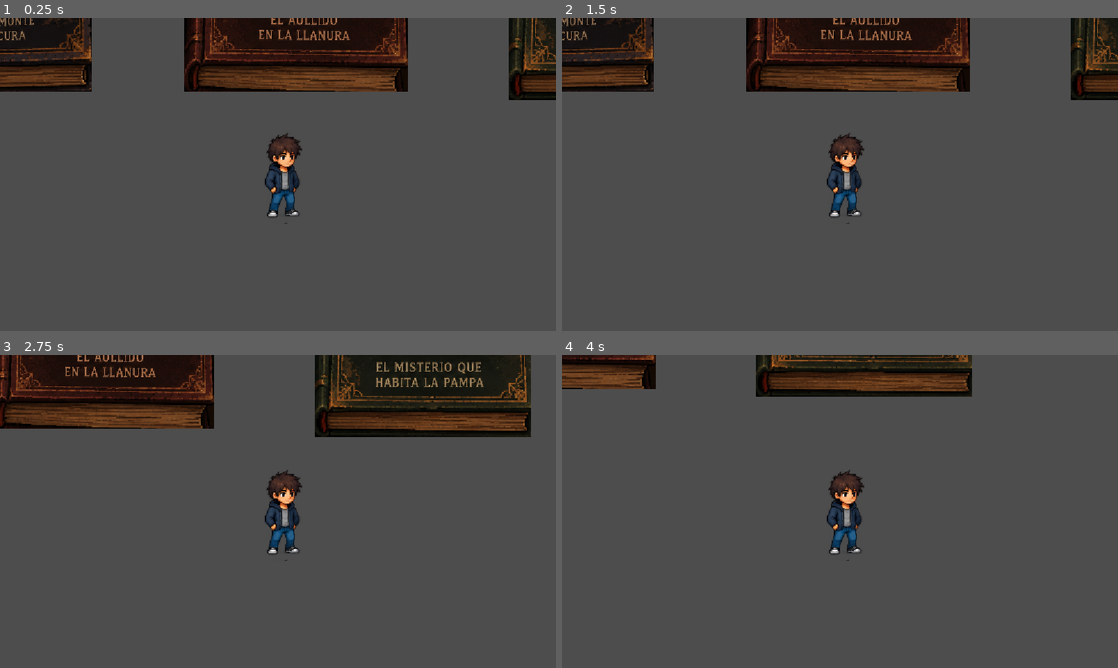
Above: before the commit, frames 1-4 (two rows, left to right).
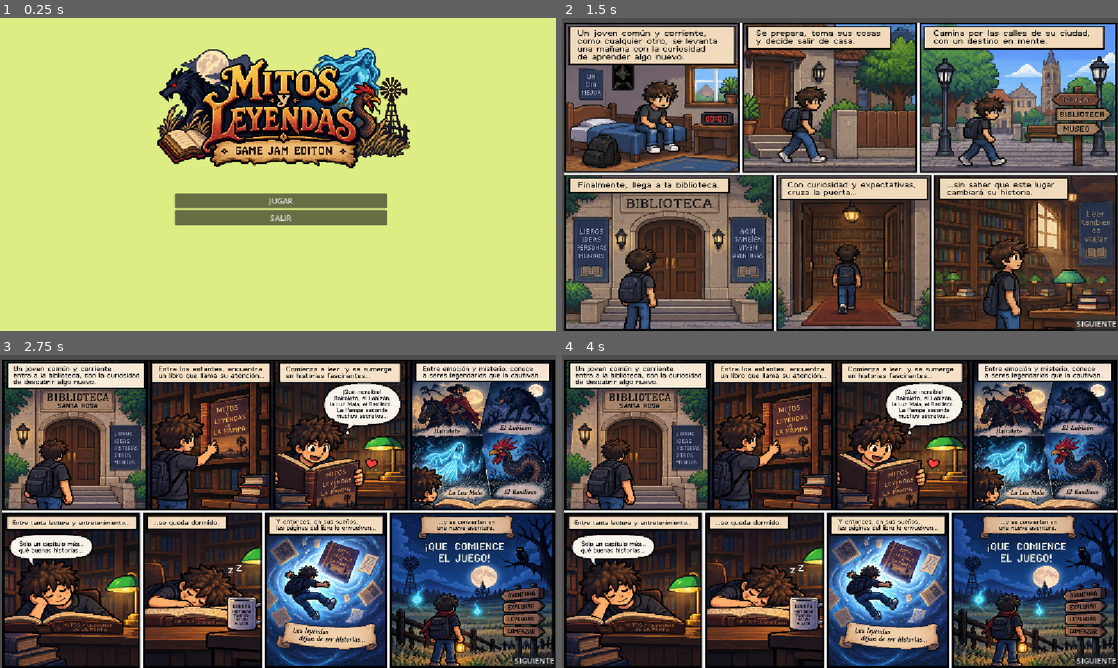
Above: after the commit, the same moments.

Repository: juanvaz25/GrupoSiete
Game: Godot game, scene res://scenes/menu.tscn
The game is run twice, just before and just after one commit, with the same random seed, the same clock (stepped at 60 frames per second) and the same inputs. Before the commit the project starts from res://scenes/nivel_inicial.tscn.
Inputs (mouse positions are in pixels of both pictures, inside the frame that each line leads up to):
- Up to frame 1 (0.25 s): no input
- Up to frame 2 (1.5 s): click (845, 199) at 0.5 s, where only the run after the commit has a clickable "JUGAR"; click (1095, 324) at 1.25 s, where only the run after the commit has a clickable "SIGUIENTE"
- Up to frame 3 (2.75 s): tap Enter at 2 s; move the mouse to (400, 495) at 2.02 s; hold D (move_right) from 2.03 s (still down); hold Space (dash) from 2.03 s (still down)
- Up to frame 4 (4 s): move the mouse to (728, 527) at 2.77 s; release D (move_right) at 2.78 s; release Space (dash) at 2.78 s; hold S (move_down) 2.78-3.53 s; click (728, 527) at 2.85 s; move the mouse to (895, 442) at 3.52 s; hold D (move_right) from 3.53 s (still down); hold E from 3.53 s (still down)

The runs differ from the first frame. In frame 1, 100% of the frame differs, in the area x 0-100%, y 0-100%; in frame 2, 91%; in frame 3, 94%; in frame 4, 94%.

Commit message:
Menu principal e Historia
Provisoriamente avance con la programacion de un menu principal y las viñetas de historias listas a corregir

Diff:
--- a/project.godot
+++ b/project.godot
@@ -11,7 +11,7 @@
 [application]
 
 config/name="GrupoSiete"
-run/main_scene="uid://b2wgyvex2bjld"
+run/main_scene="uid://c0lfk12lnmol6"
 config/features=PackedStringArray("4.7", "Forward Plus")
 config/icon="res://icon.svg"
 
--- /dev/null
+++ b/scenes/hisotria_inicial.tscn
@@ -0,0 +1,53 @@
+[gd_scene format=3 uid="uid://c4ylu4h8w0h6q"]
+
+[ext_resource type="Script" uid="uid://bommtmn614y62" path="res://scripts/hisotria_inicial.gd" id="1_6me08"]
+[ext_resource type="Texture2D" uid="uid://cd4ox287ds2er" path="res://assets/INTRO_2.png" id="1_bf4at"]
+[ext_resource type="Texture2D" uid="uid://hg3aiv5fhfs3" path="res://assets/INTRO_1.png" id="2_6me08"]
+[ext_resource type="Texture2D" uid="uid://bv2pf20a8etnc" path="res://assets/INTRO_3.png" id="3_gkl7e"]
+
+[sub_resource type="SpriteFrames" id="SpriteFrames_kmedt"]
+animations = [{
+"frames": [{
+"duration": 2.0,
+"texture": ExtResource("1_bf4at")
+}, {
+"duration": 20.0,
+"texture": ExtResource("2_6me08")
+}, {
+"duration": 1.0,
+"texture": ExtResource("3_gkl7e")
+}],
+"loop": 1,
+"name": &"default",
+"speed": 0.1
+}]
+
+[node name="HisotriaInicial" type="Control" unique_id=2109935746]
+layout_mode = 3
+anchors_preset = 15
+anchor_right = 1.0
+anchor_bottom = 1.0
+grow_horizontal = 2
+grow_vertical = 2
+script = ExtResource("1_6me08")
+
+[node name="Container" type="BoxContainer" parent="." unique_id=493628890]
+layout_mode = 1
+anchors_preset = 15
+anchor_right = 1.0
+anchor_bottom = 1.0
+grow_horizontal = 2
+grow_vertical = 2
+
+[node name="AnimatedSprite2D" type="AnimatedSprite2D" parent="Container" unique_id=1833703460]
+auto_translate_mode = 2
+position = Vector2(577, 328.5)
+scale = Vector2(0.7447917, 0.6227996)
+sprite_frames = SubResource("SpriteFrames_kmedt")
+frame_progress = 0.64748263
+
+[node name="BotonSiguiente" type="Button" parent="Container" unique_id=82545827]
+layout_mode = 2
+size_flags_horizontal = 10
+size_flags_vertical = 8
+text = "SIGUIENTE"
--- /dev/null
+++ b/scenes/menu.tscn
@@ -0,0 +1,53 @@
+[gd_scene format=3 uid="uid://c0lfk12lnmol6"]
+
+[ext_resource type="Script" uid="uid://w28dr54ofogg" path="res://scripts/menu.gd" id="1_vjb58"]
+[ext_resource type="Texture2D" uid="uid://m3fwcp66mvob" path="res://assets/Title.png" id="1_yqeox"]
+
+[node name="Menu" type="Control" unique_id=856102320]
+layout_mode = 3
+anchors_preset = 15
+anchor_right = 1.0
+anchor_bottom = 1.0
+grow_horizontal = 2
+grow_vertical = 2
+script = ExtResource("1_vjb58")
+
+[node name="ColorRect" type="ColorRect" parent="." unique_id=303926802]
+layout_mode = 1
+anchors_preset = 15
+anchor_right = 1.0
+anchor_bottom = 1.0
+grow_horizontal = 2
+grow_vertical = 2
+color = Color(0.8666667, 0.92941177, 0.5137255, 1)
+
+[node name="Sprite2D" type="Sprite2D" parent="ColorRect" unique_id=1558964641]
+position = Vector2(588, 188)
+scale = Vector2(0.3, 0.3)
+texture = ExtResource("1_yqeox")
+
+[node name="VBoxContainer" type="VBoxContainer" parent="." unique_id=1379257971]
+layout_mode = 1
+anchors_preset = 8
+anchor_left = 0.5
+anchor_top = 0.5
+anchor_right = 0.5
+anchor_bottom = 0.5
+offset_left = -214.0
+offset_top = 39.0
+offset_right = 226.0
+offset_bottom = 214.0
+grow_horizontal = 2
+grow_vertical = 2
+
+[node name="ButtonJugar" type="Button" parent="VBoxContainer" unique_id=256069089]
+layout_mode = 2
+text = "JUGAR
+"
+
+[node name="Salir" type="Button" parent="VBoxContainer" unique_id=741171763]
+layout_mode = 2
+text = "SALIR
+
+
+"
--- /dev/null
+++ b/scripts/hisotria_inicial.gd
@@ -0,0 +1,24 @@
+extends Control
+
+@onready var viñetas: AnimatedSprite2D = $Container/AnimatedSprite2D
+@onready var boton: Button = $Container/BotonSiguiente
+
+var frame_actual: int = 0
+
+
+func _ready() -> void:
+	viñetas.stop()
+	viñetas.frame = frame_actual
+
+	boton.pressed.connect(_siguiente)
+
+
+func _siguiente() -> void:
+	# Si todavía hay viñetas para mostrar
+	if frame_actual < 2:
+		frame_actual += 1
+		viñetas.frame = frame_actual
+
+	# Si llegamos a la última, cambiamos de escena
+	else:
+		get_tree().change_scene_to_file("res://scenes/nivel_inicial.tscn")
--- /dev/null
+++ b/scripts/menu.gd
@@ -0,0 +1,9 @@
+extends Control
+
+@onready var button_jugar: Button = $VBoxContainer/ButtonJugar
+
+func _ready() -> void:
+	button_jugar.pressed.connect(_jugar)
+
+func _jugar() -> void:
+	get_tree().change_scene_to_file("res://scenes/hisotria_inicial.tscn")
Binary file added: assets/INTRO_1.png
Not shown, added: assets/INTRO_1.png.import
Binary file added: assets/INTRO_2.png
Not shown, added: assets/INTRO_2.png.import
Binary file added: assets/INTRO_3.png
Not shown, added: assets/INTRO_3.png.import
Binary file added: assets/Title.png
Not shown, added: assets/Title.png.import
Not shown, added: scripts/hisotria_inicial.gd.uid
Not shown, added: scripts/menu.gd.uid
Not shown, added: scenes/hisotria_inicial.tscn4217761345.tmp
